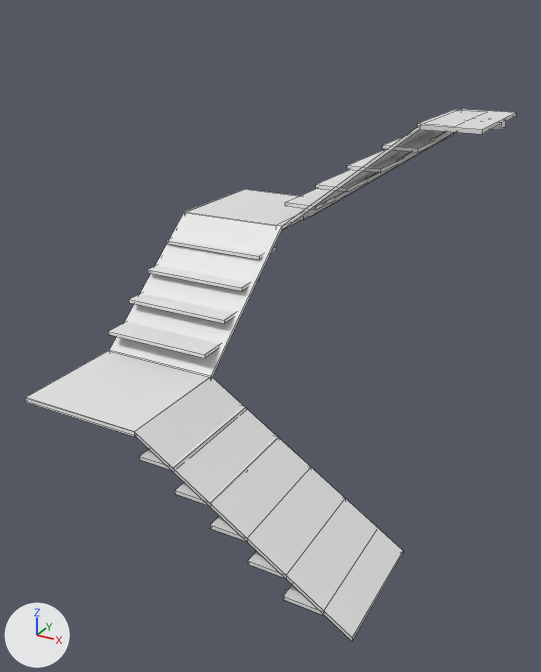
One commit to the FBX model PPR301/Assets/Assets/Environment Model/Interior Objects/Stairs.fbx: the scene before it, then after it.
Camera for both pictures: a 50 mm camera at (-4.36, -9.43, 4.49) aimed at (-7.46, -3.79, 1.67). The lights are fixed; the arrows at lower left show +X, +Y and +Z. Mesh edges are drawn as thin lines.

Before the edit, the objects in view are built like this:
```python
me_plane_003 = bpy.data.meshes.new('Plane.003')
me_plane_003.from_pydata(...)  # 176 vertices, 136 faces; spans x -2.97..0.15, y -0.64..3.14, z -0.13..3.22
me_plane_006 = bpy.data.meshes.new('Plane.006')
me_plane_006.from_pydata(...)  # 28 vertices, 26 faces; spans x -2.97..0.17, y -0.63..3.15, z -0.21..3.23
ob_stairs = bpy.data.objects.new('Stairs', me_plane_003)
ob_stairs.location = (-6.05, -4.77, 0.32)
ob_stairs_001 = bpy.data.objects.new('Stairs.001', me_plane_006)
ob_stairs_001.location = (-6.05, -4.77, 0.32)
```
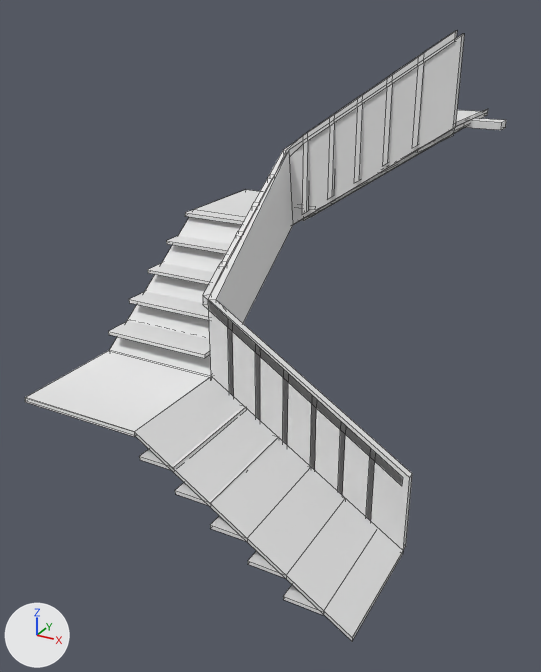
Changed parts and their boxes (x1, y1, x2, y2) in the pictures (541 x 672 px; the box of a moved part takes in the faces that stretch with it):
'Stairs.001', reshaped
    before: (25, 109, 516, 641)
    after: (25, 109, 488, 641)
'Stairs.003', added
    after: (208, 34, 464, 550)
'Stairs.002', added
    after: (203, 31, 457, 521)
part 1 of me_plane_006, moved or reshaped
    before: (110, 109, 516, 377)
    after: (110, 109, 488, 376)

The change, as a list of edits to the scene's bpy script:
```text
Change me_plane_006:
    used by ob_stairs_001; location = (-6.05, -4.77, 0.32)
    remove me_plane_006.from_pydata(...)  # 28 vertices, 26 faces; spans x -2.97..0.17, y -0.63..3.15, z -0.21..3.23
    add me_plane_006.from_pydata(...)  # 24 vertices, 23 faces; spans x -2.97..0.17, y -0.63..3.14, z -0.21..3.25
    me_plane_006 part 1
    8 vertices are removed from x -0.41..0.13, y 1.86..3.15, z 3.19..3.23
    9 faces are deleted
    8 vertices move from x -2.97..-1.77, y 1.86..3.15, z 2.1..2.14 to x -2.95..-1.77, y 2.02..3.14, z 2.1..2.14
    4 vertices are added at (-0.14, 3.14, 3.21), (-0.14, 2.02, 3.21), (-0.14, 3.14, 3.25), (-0.14, 2.02, 3.25)
    6 new faces join them
Add me_plane_002:
    me_plane_002.from_pydata([(0.17, 0.49, -0.17), (-1.77, 0.49, 1.06), (-1.77, 2.02, 2.14), (-0.14, 2.02, 3.21), (0.17, 0.49, 0.59), (-1.77, 0.49, 1.81), (-1.77, 2.02, 2.89), (-0.14, 2.02, 3.97), (-1.74, 0.55, 1.06), (0.17, 0.56, -0.17), (-1.71, 1.99, 2.14), (-0.14, 1.95, 3.21), (-1.7, 0.52, 1.81), (0.17, 0.56, 0.59), (-1.74, 1.96, 2.89), (-0.14, 1.95, 3.97)], [], [(2, 6, 7, 3), (2, 1, 5, 6), (0, 4, 5, 1), (10, 11, 15, 14), (10, 14, 12, 8), (9, 8, 12, 13), (5, 12, 14, 6), (7, 15, 11, 3), (6, 14, 15, 7), (3, 11, 10, 2), (0, 9, 13, 4), (2, 10, 8, 1), (4, 13, 12, 5), (1, 8, 9, 0)])
Add me_plane_001:
    me_plane_001.from_pydata(...)  # 196 vertices, 194 faces; spans x -1.83..0.12, y 0.49..2.0, z -0.15..3.99
Add ob_stairs_003:
    ob_stairs_003 = bpy.data.objects.new('Stairs.003', me_plane_002)
    ob_stairs_003.location = (-6.05, -4.77, 0.32)
Add ob_stairs_002:
    ob_stairs_002 = bpy.data.objects.new('Stairs.002', me_plane_001)
    ob_stairs_002.location = (-6.05, -4.77, 0.32)
```
